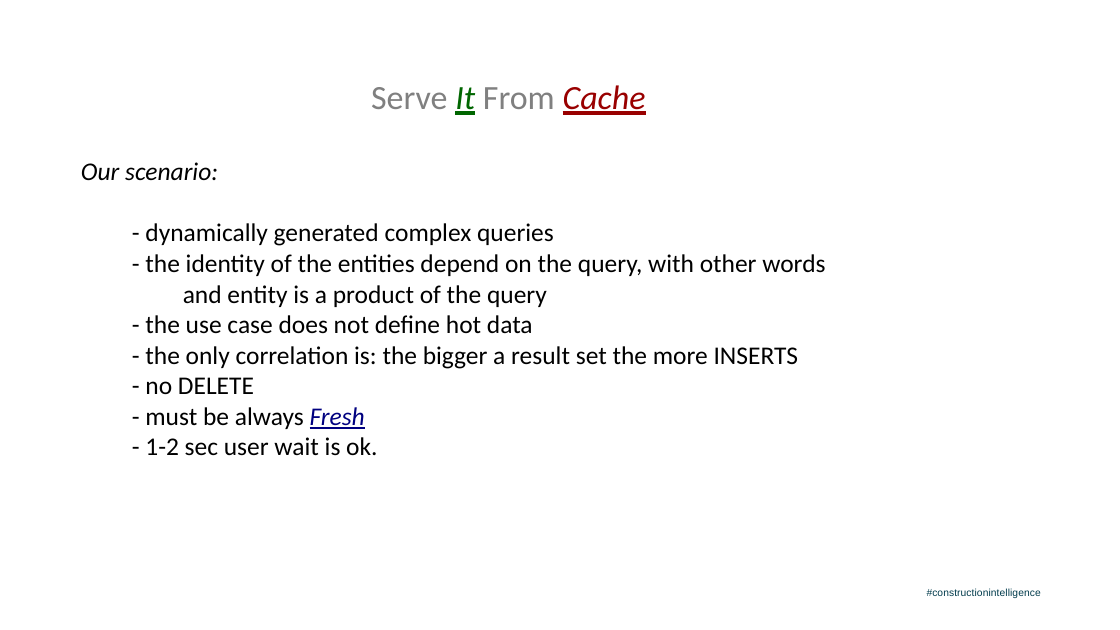
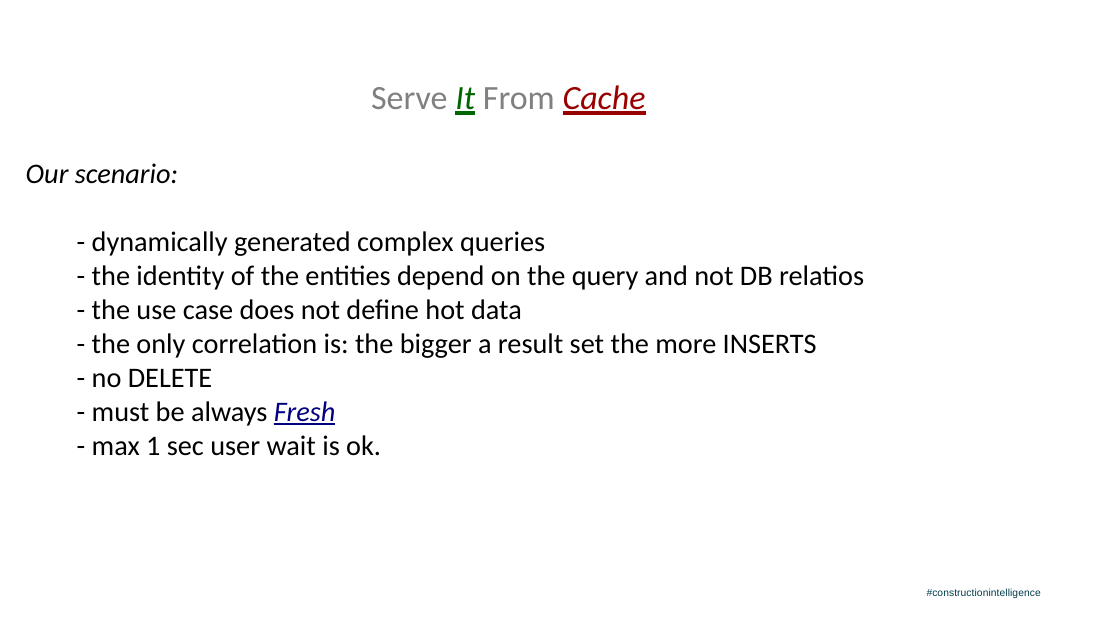
Before and after one commit to salmonix/incremental_query_cache, a slide deck: slide 20 of Milan_PgConf2019_Presentation.odp (slide 19 before the commit). Drawn at 1120x630 pixels with LibreOffice and Linux fonts; fonts in the diff are those of the drawing; background and template pictures are left out. Boxes give left, top, right and bottom in pixels: in the first picture for what was removed or moved away, otherwise in the second. Text is boxed around its words. In the diff, an @@ line names an element or a change of style, - is before the commit and + after.

```diff
--- a/Milan_PgConf2019_Presentation.odp
+++ b/Milan_PgConf2019_Presentation.odp
@@ text "Our scenario:": place and size @@
-text "Our scenario:" at box(81, 162, 825, 456)
+text "Our scenario:" at box(26, 163, 864, 456)
@@ text at box(26, 163, 817, 426): size 36 to 40 pt in "Our scenario:", "- dynamically generated complex queries", "- the use case does not define ...", "- the only correlation is: the bigger ..." and 2 more places @@
@@ text at box(92, 265, 864, 290): text changed; size 36 to 40 pt @@
-- the identity of the entities depend on the query, with other words
-and entity is a product of the query
+- the identity of the entities depend on the query and not DB relatios
@@ text at box(92, 435, 381, 456): text changed; size 36 to 40 pt @@
-- 1-2 sec user wait is ok.
+- max 1 sec user wait is ok.
```
Also in this commit, not shown: 21 other slides changed, 2 slides added, 2 slides removed, 1 other file.
